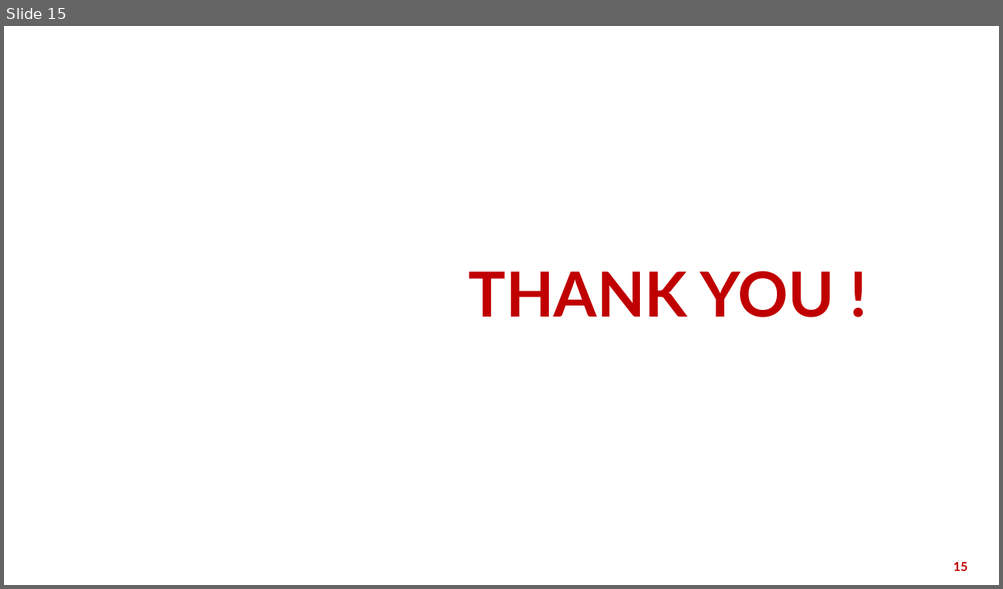
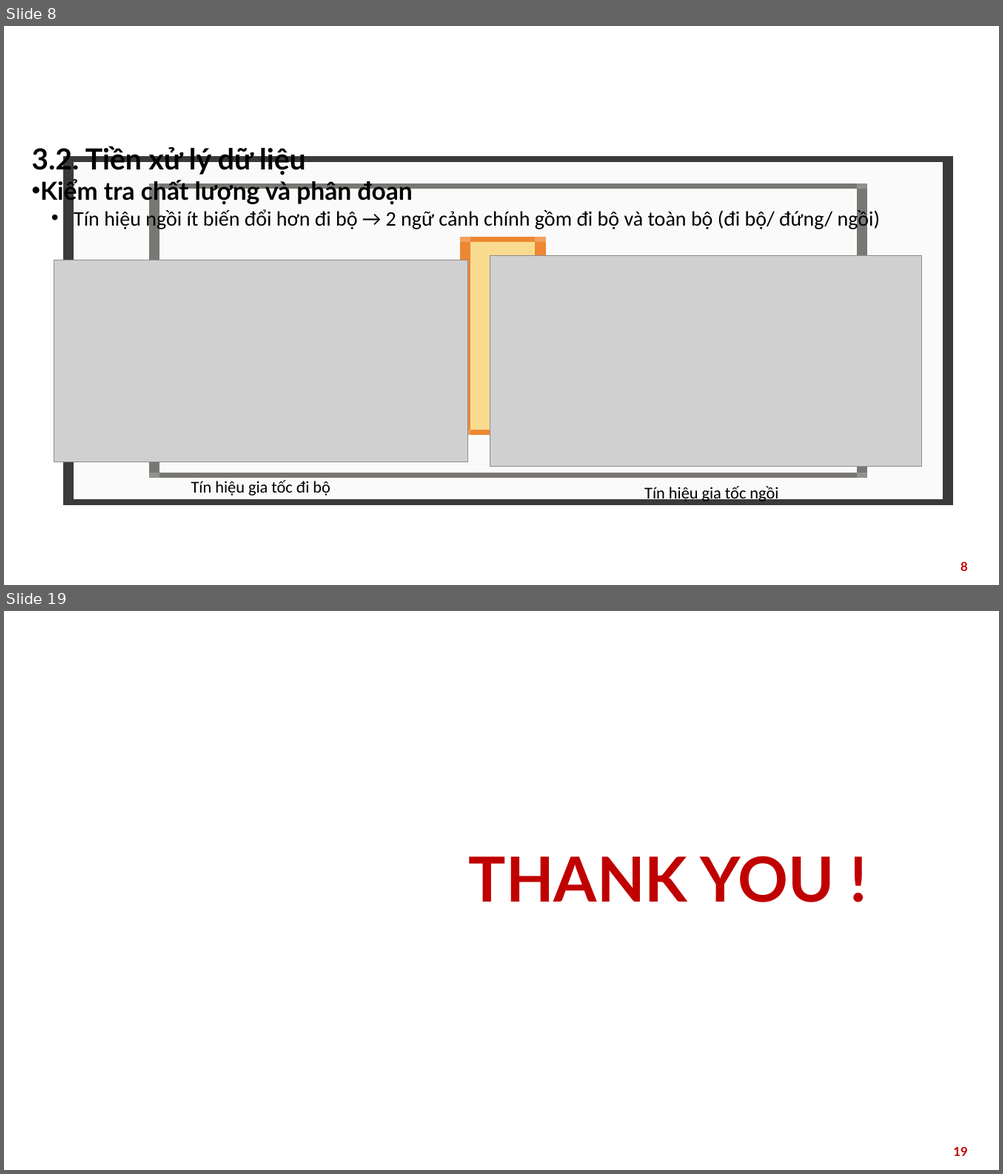
Before and after one commit to MaiVanDang/DATN, a slide deck: 20225699_MaiVanDang_20252.pptx. Shown one above the other, each under a label of ours: slide 15 before the commit, slides 8 and 19 after it; the slides between them are not shown. The pictures are 1003x589 and 1003x1174 pixels, drawn with LibreOffice and Linux fonts; fonts in the diff are those of the drawing; grey boxes stand for pictures; background and template pictures are left out. Boxes give left, top, right and bottom in pixels: in the first picture for what was removed or moved away, otherwise in the second. Text is boxed around its words. In the diff, an @@ line names an element or a change of style, - is before the commit and + after.

```diff
--- a/20225699_MaiVanDang_20252.pptx
+++ b/20225699_MaiVanDang_20252.pptx
@@ slide 8 added at (4, 26, 999, 585), background picture (left out) @@
@@ title added at (31, 146, 211, 175), 28 pt, text #FFFFFF, bold @@
+3. Xây dựng dữ liệu & tiền xử lý
@@ text added at (31, 148, 879, 231), 20 pt, text #000000 @@
+3.2. Tiền xử lý dữ liệu
+• Kiểm tra chất lượng và phân đoạn
+  • Tín hiệu ngồi ít biến đổi hơn đi bộ → 2 ngữ cảnh chính gồm đi bộ và toàn bộ (đi bộ/ đứng/ ngồi)
@@ picture added at (54, 261, 468, 463) @@
@@ picture added at (489, 256, 922, 467) @@
@@ text added at (191, 480, 330, 496), 16 pt, text #000000 @@
+Tín hiệu gia tốc đi bộ
@@ text added at (644, 486, 778, 503), 16 pt, text #000000 @@
+Tín hiệu gia tốc ngồi
@@ page number added at (960, 562, 967, 571), 12 pt, text #C00000, bold @@
+8
@@ what was slide 15 is now slide 19 @@
@@ page number at (953, 1147, 967, 1156): text changed @@
-15
+19
```
Also in this commit, not shown: 4 slides changed, 9 other slides added, 6 slides removed, 2 other files.
